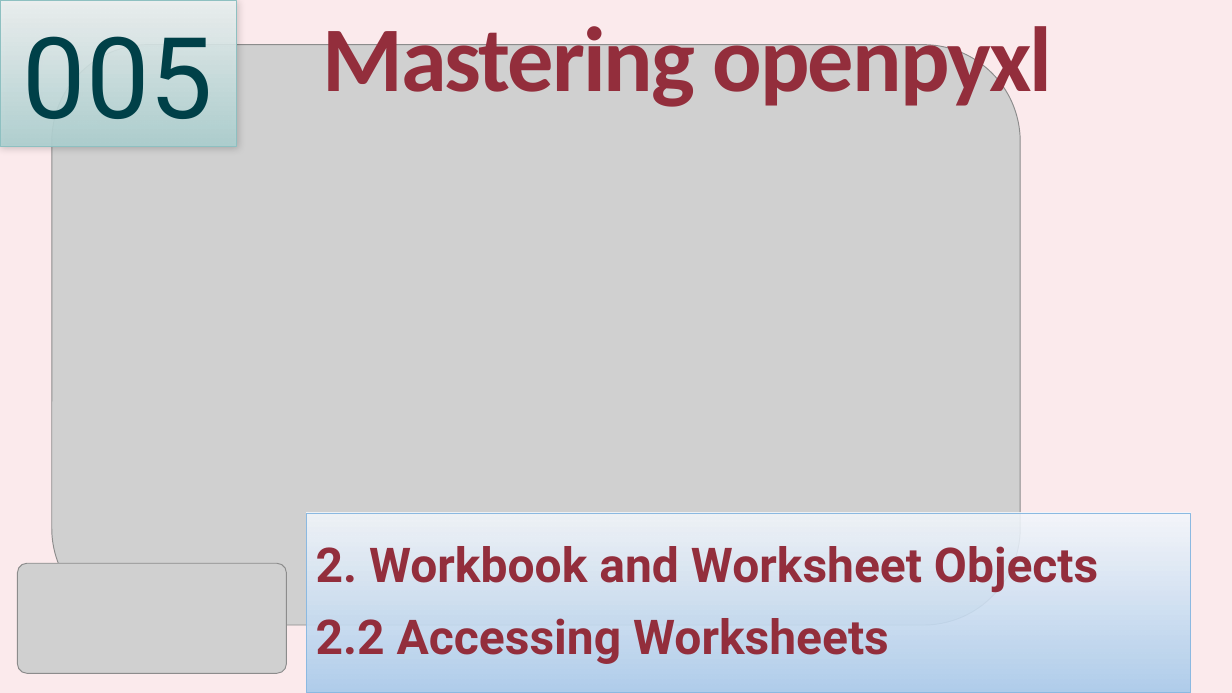
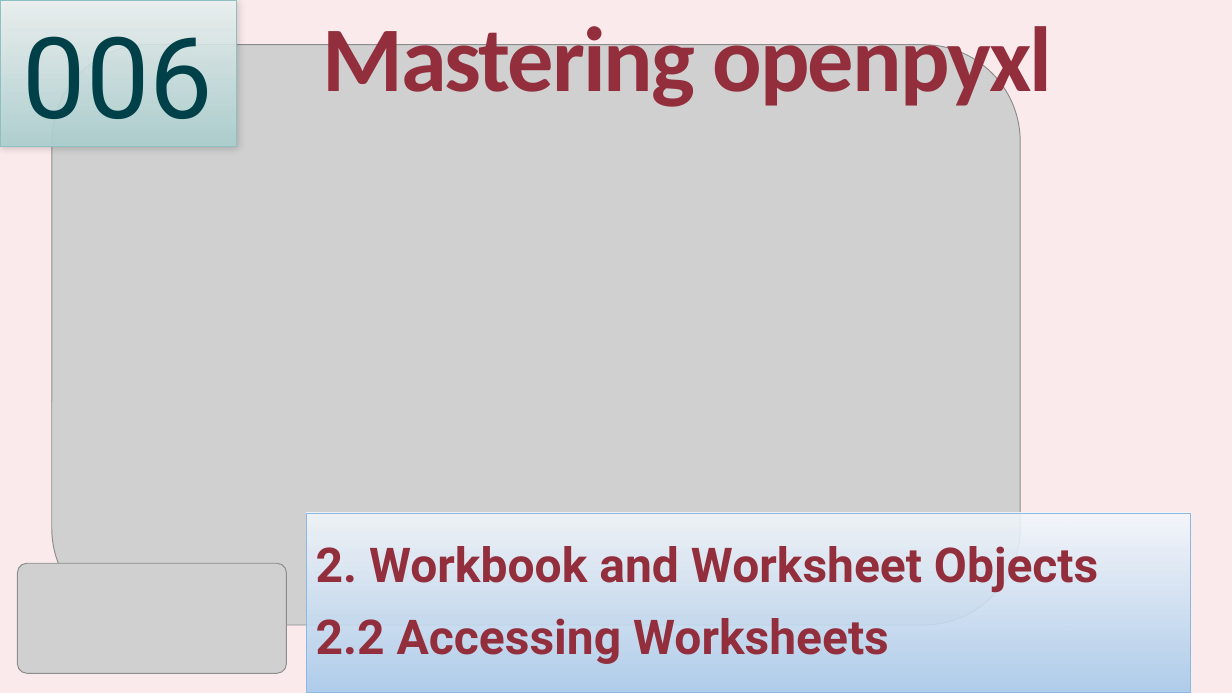
Before and after one commit to yasenstar/python, a slide deck: slide 6 of openpyxl/Mastering_Python’s_openpyxl.pptx (slide 5 before the commit). Drawn at 1232x693 pixels with LibreOffice and Linux fonts; fonts in the diff are those of the drawing; grey boxes stand for pictures; background and template pictures are left out. Boxes give left, top, right and bottom in pixels: in the first picture for what was removed or moved away, otherwise in the second. Text is boxed around its words. In the diff, an @@ line names an element or a change of style, - is before the commit and + after.

```diff
--- a/openpyxl/Mastering_Python’s_openpyxl.pptx
+++ b/openpyxl/Mastering_Python’s_openpyxl.pptx
@@ text in rectangle at box(23, 36, 213, 119): text changed @@
-005
+006
```
Also in this commit, not shown: 1 other slide changed, 1 slide added, 8 other files.
